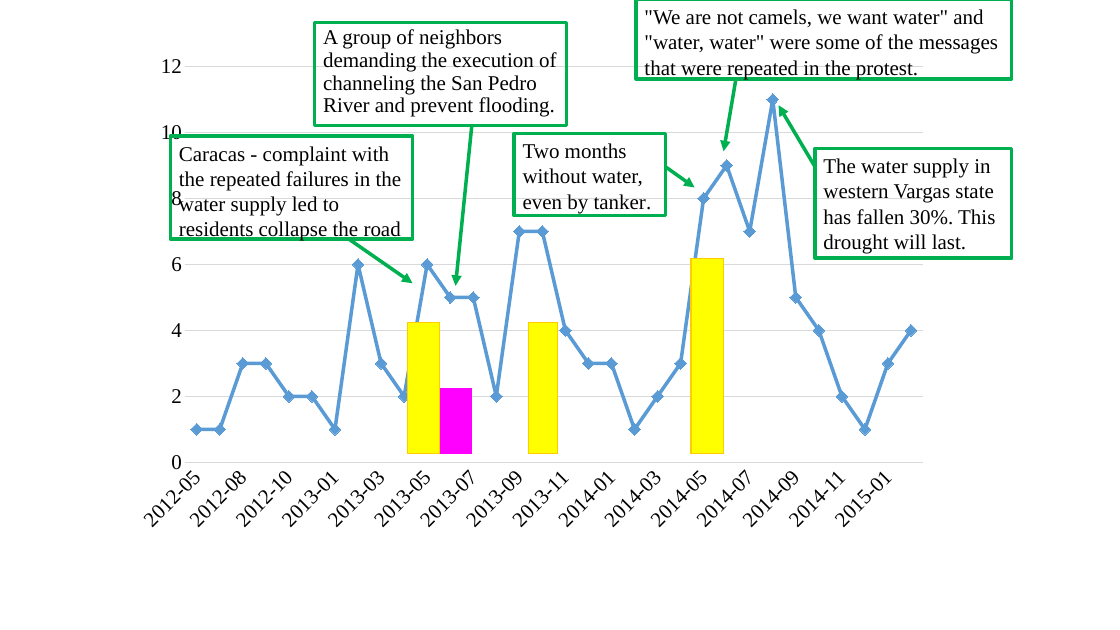
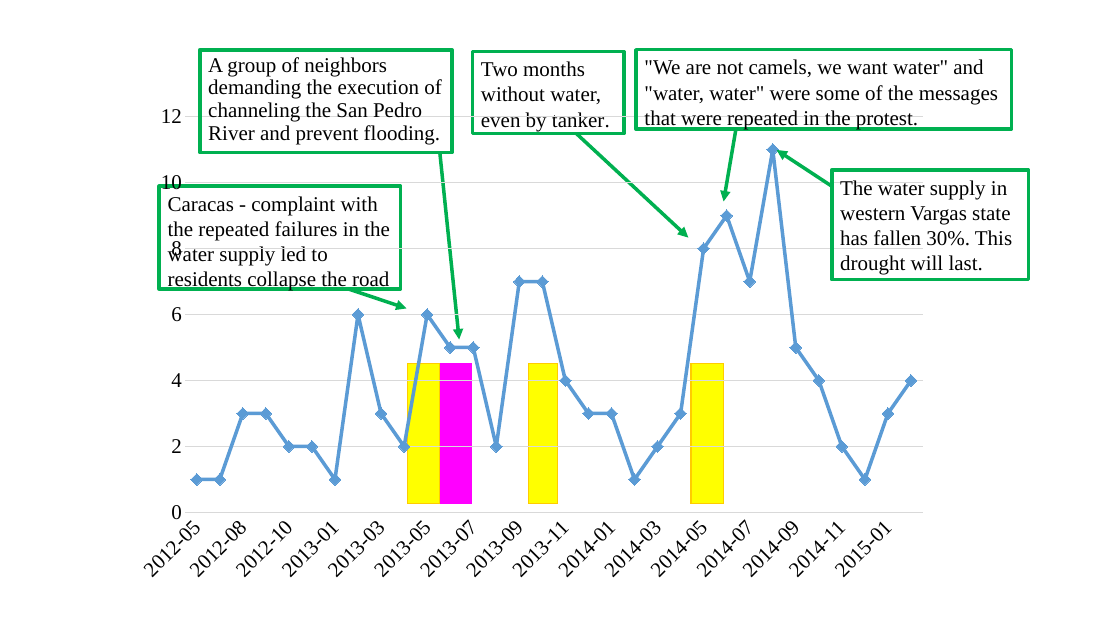
Before and after one commit to fangjin/PNAS-climate, a slide deck: slide 6 of figures/source-code-plot/timeseries-frame.pptx (slide 5 before the commit). Drawn at 1120x630 pixels with LibreOffice and Linux fonts; fonts in the diff are those of the drawing. Boxes give left, top, right and bottom in pixels: in the first picture for what was removed or moved away, otherwise in the second. Text is boxed around its words. In the diff, an @@ line names an element or a change of style, - is before the commit and + after.

```diff
--- a/figures/source-code-plot/timeseries-frame.pptx
+++ b/figures/source-code-plot/timeseries-frame.pptx
@@ rectangle "A group of neighbors demanding ..." moved from (x1=315, y1=23, x2=567, y2=125) to (x1=200, y1=50, x2=452, y2=152) @@
@@ rectangle "Two months without water, even ..." moved from (x1=514, y1=134, x2=665, y2=216) to (x1=473, y1=51, x2=624, y2=134) @@
@@ arrow moved from (665, 167) - (695, 187) to (576, 134) - (688, 238) @@
@@ 1 line chart, 1 rectangle, 1 arrow moved together from (x1=123, y1=0, x2=1012, y2=542) to (x1=123, y1=50, x2=1012, y2=592) @@
@@ arrow moved from (472, 125) - (455, 286) to (440, 153) - (460, 339) @@
@@ arrow moved from (815, 167) - (779, 105) to (832, 187) - (777, 150) @@
@@ rectangle "The water supply in western ..." moved from (x1=815, y1=149, x2=1012, y2=259) to (x1=832, y1=170, x2=1028, y2=280) @@
@@ rectangle "Caracas - complaint with the ..." moved from (x1=171, y1=136, x2=413, y2=239) to (x1=160, y1=187, x2=401, y2=289) @@
@@ arrow moved from (349, 239) - (413, 283) to (349, 289) - (407, 308) @@
@@ rectangle resized from (x1=408, y1=323, x2=439, y2=454) to (x1=408, y1=364, x2=439, y2=504) @@
@@ rectangle resized from (x1=439, y1=389, x2=472, y2=454) to (x1=439, y1=364, x2=472, y2=504) @@
@@ rectangle resized from (x1=528, y1=323, x2=557, y2=454) to (x1=528, y1=364, x2=557, y2=504) @@
@@ rectangle resized from (x1=691, y1=258, x2=724, y2=453) to (x1=691, y1=364, x2=724, y2=504) @@
```
Also in this commit, not shown: 1 other slide changed, 1 slide added, 20 other files.
